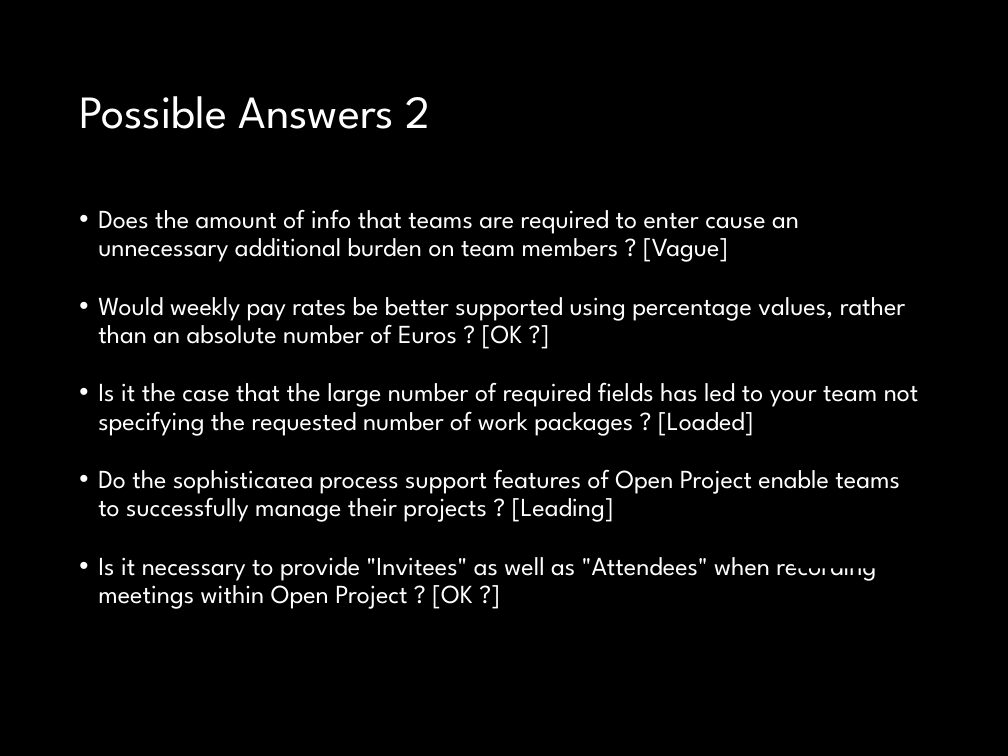
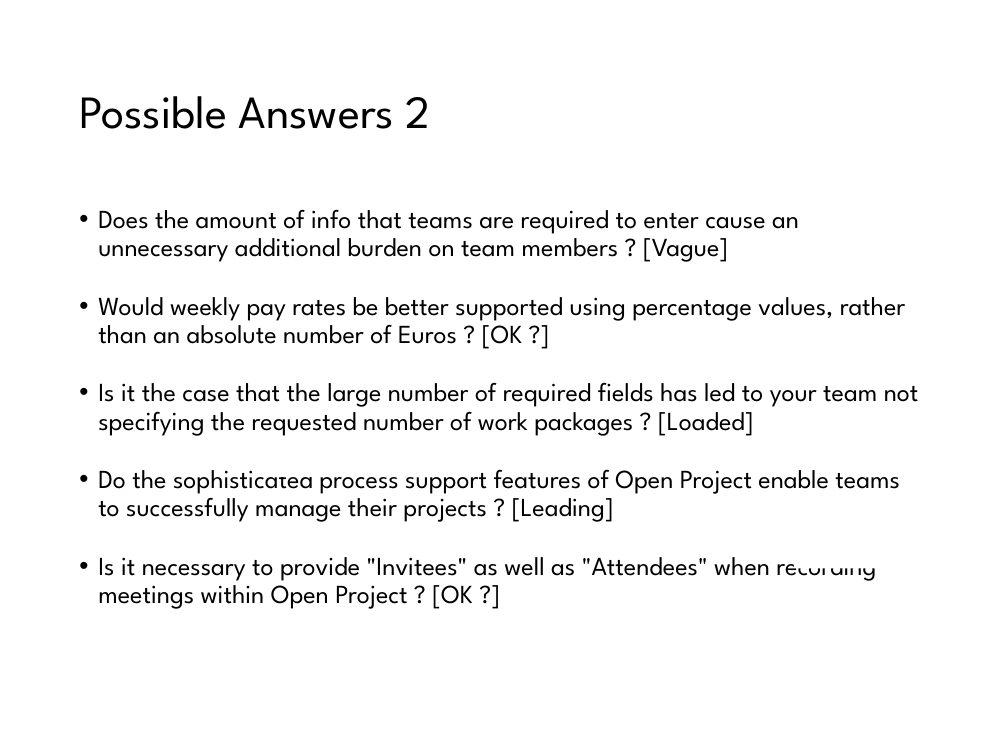
Before and after one commit to drslock/SPE2018, a slide deck: slide 15 of Lecture Slides/23 Evaluation II.pptx. Drawn at 1008x756 pixels with LibreOffice and Linux fonts; fonts in the diff are those of the drawing. Boxes give left, top, right and bottom in pixels: in the first picture for what was removed or moved away, otherwise in the second. Text is boxed around its words. In the diff, an @@ line names an element or a change of style, - is before the commit and + after.

```diff
--- a/Lecture Slides/23 Evaluation II.pptx
+++ b/Lecture Slides/23 Evaluation II.pptx
@@ background #000000 to #FFFFFF @@
@@ title "Possible Answers 2" at bbox=[79, 96, 431, 129]: text colour #FFFFFF to #000000 @@
@@ text "Does the amount of info ..." at bbox=[98, 209, 919, 609]: text colour #FFFFFF to #000000 @@
@@ fill #000000 to #FFFFFF in 4 elements at bbox=[735, 322, 853, 357], bbox=[261, 442, 379, 477], bbox=[794, 532, 912, 568], bbox=[639, 622, 757, 657] @@
```
Also in this commit, not shown: 20 other slides changed, 1 other file.
